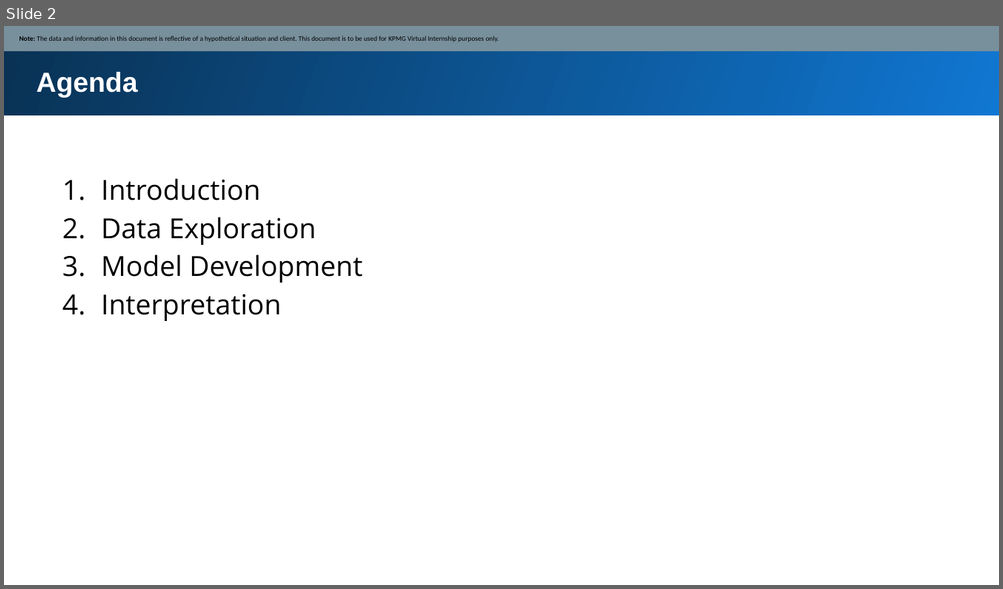
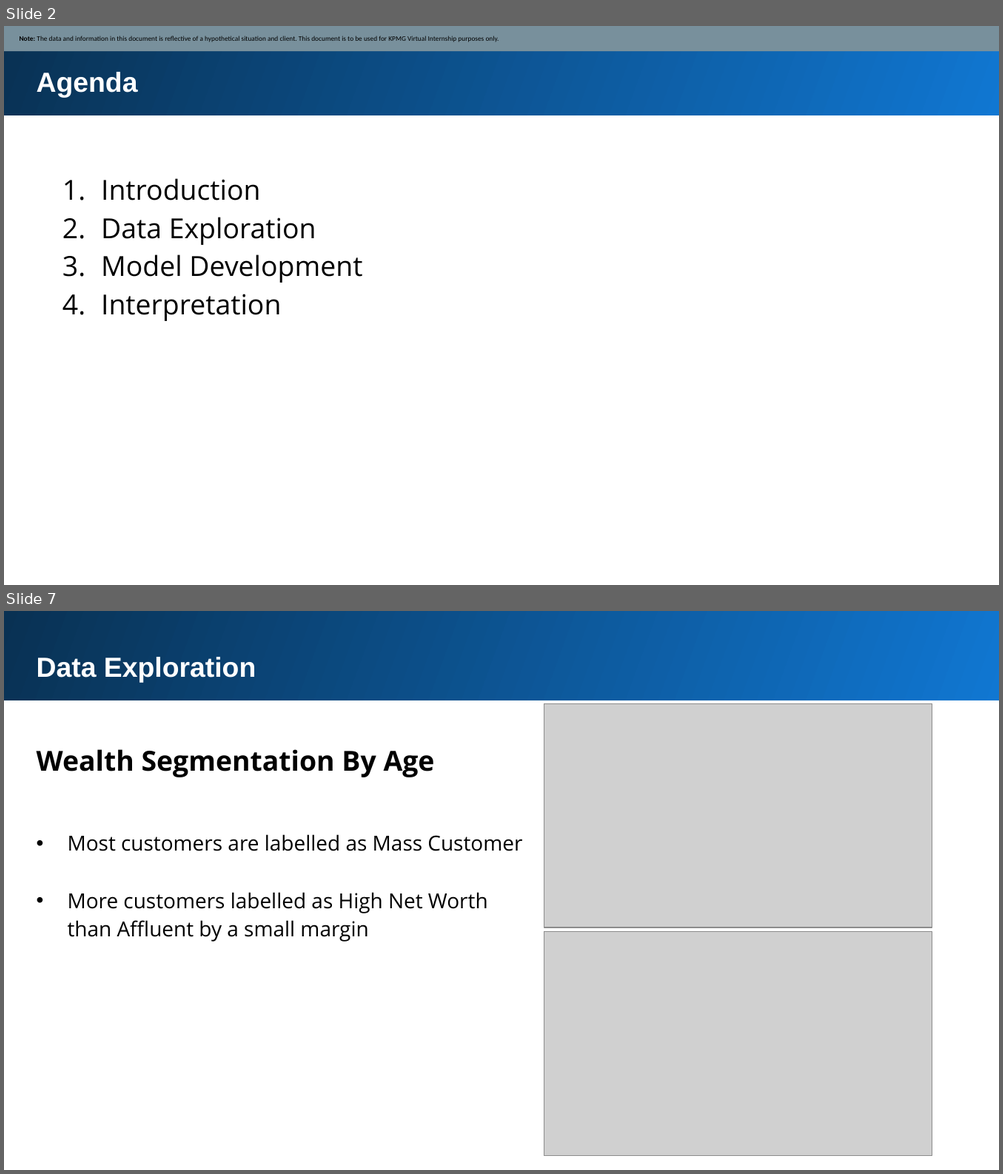
Before and after one commit to daniel8691/Market_strategy_analysis, a slide deck: Module_two/Module_2_Template_slide.pptx. Shown one above the other, each under a label of ours: slide 2 before the commit, slides 2 and 7 after it; the slides between them are not shown. The pictures are 1003x589 and 1003x1174 pixels, drawn with LibreOffice and Linux fonts; fonts in the diff are those of the drawing; grey boxes stand for pictures. Boxes give left, top, right and bottom in pixels: in the first picture for what was removed or moved away, otherwise in the second. Text is boxed around its words. In the diff, an @@ line names an element or a change of style, - is before the commit and + after.

```diff
--- a/Module_two/Module_2_Template_slide.pptx
+++ b/Module_two/Module_2_Template_slide.pptx
@@ slide 7 added at [4,611,999,1170], background #FFFFFF @@
@@ rectangle added at [4,611,999,701], fill gradient #1077D2 to #093153 @@
@@ text added at [37,657,256,683], 20 pt, text #FFFFFF, bold @@
+Data Exploration
@@ picture added at [544,703,932,927] @@
@@ text added at [37,749,435,777], 20 pt, text #000000, bold @@
+Wealth Segmentation By Age
@@ text added at [68,834,522,942], 15 pt, text #000000 @@
+• Most customers are labelled as Mass Customer
+• More customers labelled as High Net Worth than Affluent by a small margin
@@ picture added at [544,932,932,1156] @@
```
Also in this commit, not shown: 1 slide changed, 11 other slides added, 5 slides removed, 17 other files.
